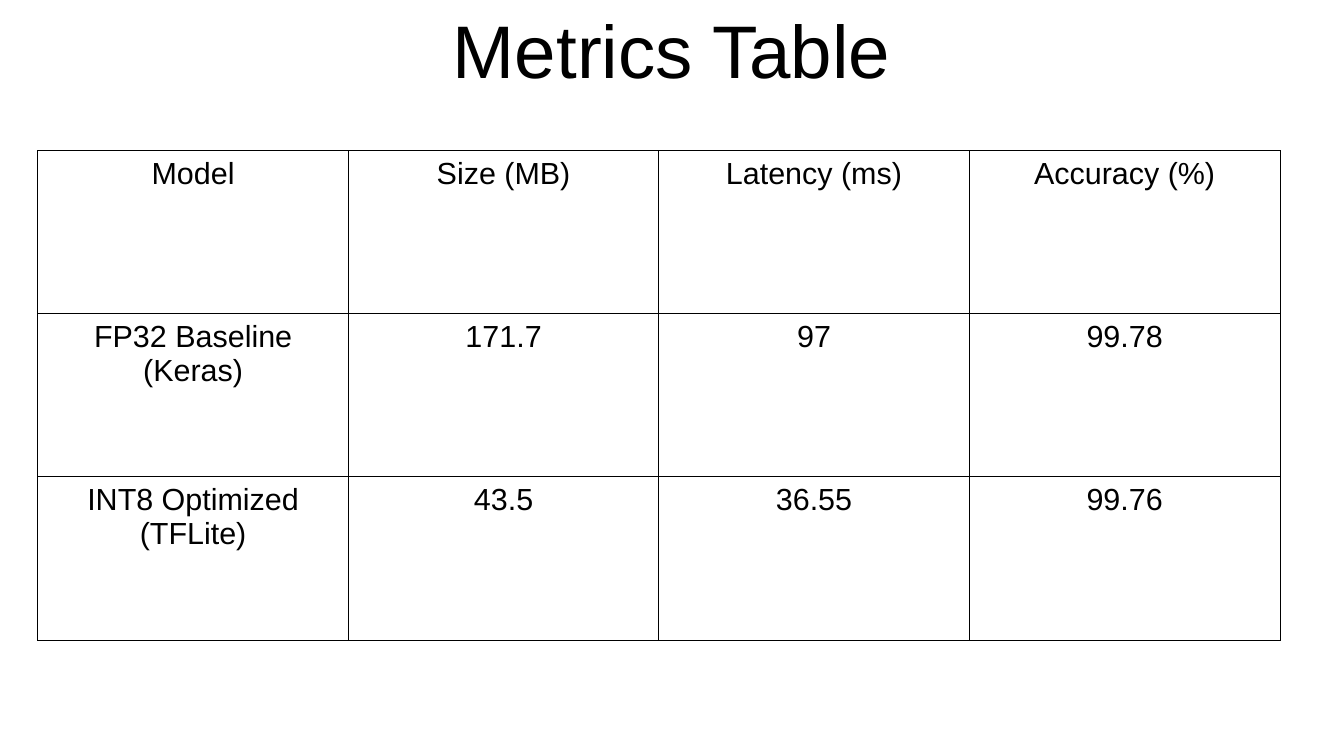
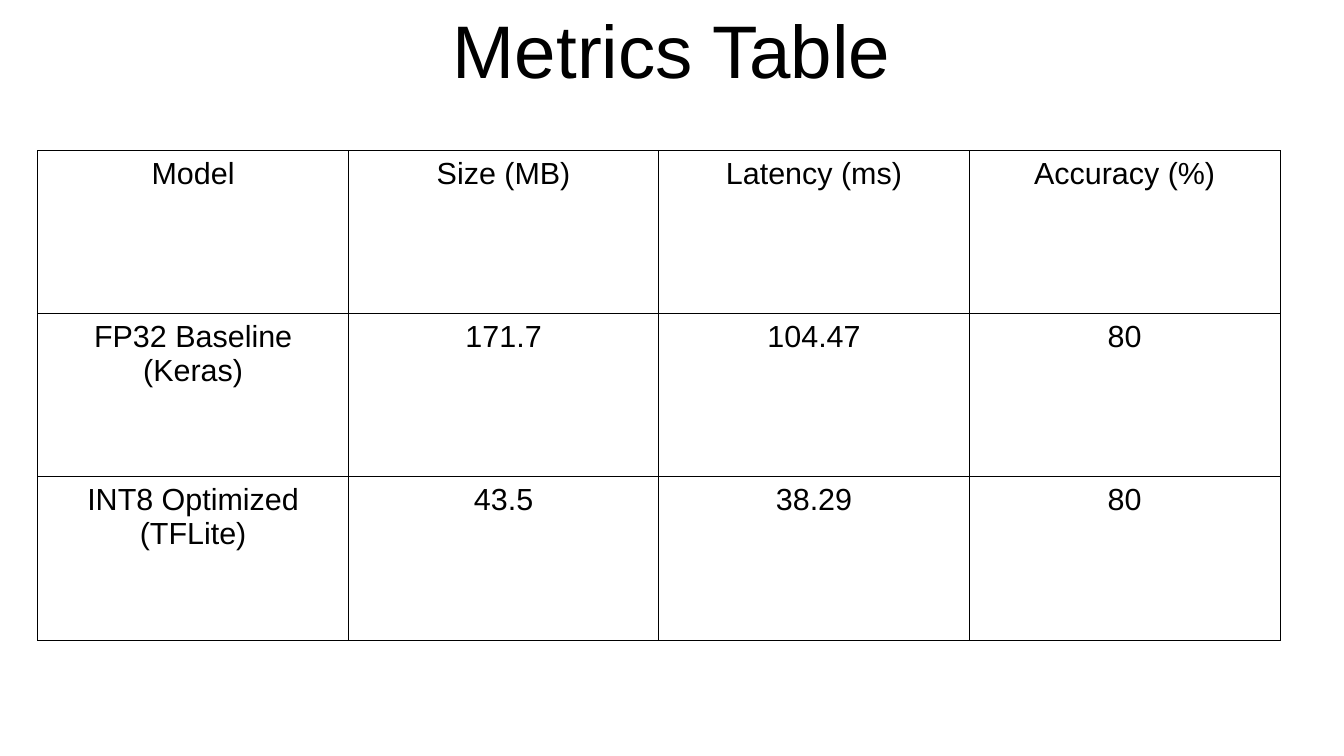
Before and after one commit to Archangelectra/embedded_ai, a slide deck: slide 4 of programming assignments/quantization assignment/presentation.odp. Drawn at 1344x756 pixels with LibreOffice and Linux fonts; fonts in the diff are those of the drawing. Boxes give left, top, right and bottom in pixels: in the first picture for what was removed or moved away, otherwise in the second. Text is boxed around its words. In the diff, an @@ line names an element or a change of style, - is before the commit and + after.

```diff
--- a/programming assignments/quantization assignment/presentation.odp
+++ b/programming assignments/quantization assignment/presentation.odp
@@ table at [38,151,1282,640] @@
-row 2, column 3: 97
+row 2, column 3: 104.47
-row 2, column 4: 99.78
+row 2, column 4: 80
-row 3, column 3: 36.55
+row 3, column 3: 38.29
-row 3, column 4: 99.76
+row 3, column 4: 80
```
Also in this commit, not shown: 1 other file.
